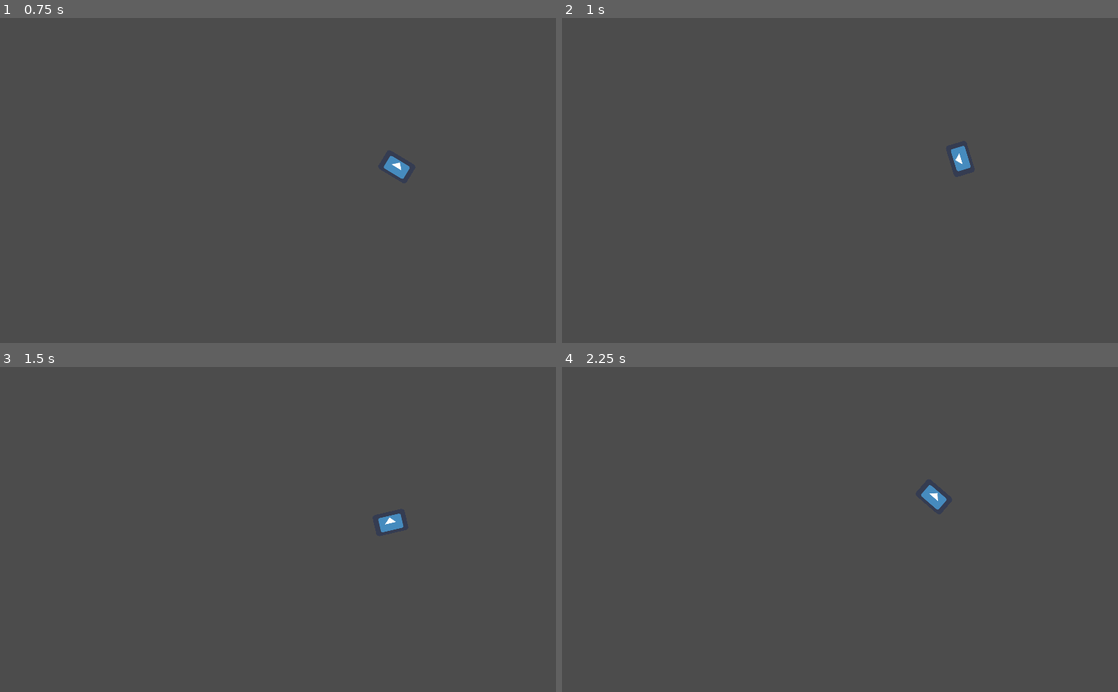
Above: before the commit, frames 1-4 (two rows, left to right).
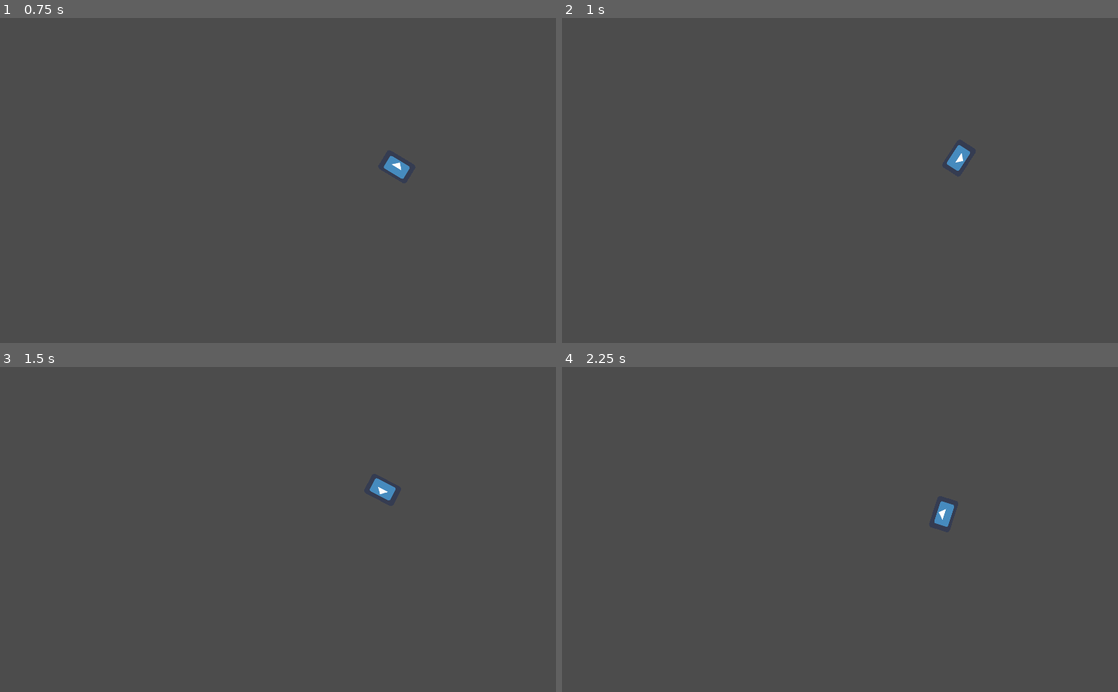
Above: after the commit, the same moments.

Repository: Flonka/bounceit
Game: Godot game, scene res://scenes/rbpaddle/PaddleTest.tscn
Two runs of this game, one before a commit and one after it. Both use one fixed random seed, a clock stepped at 60 frames per second and the inputs below. This scene is started directly instead of the project's main scene. The engine's default icon, where the game draws it, is replaced by a stand-in: a white triangle on a blue panel in a dark square.
Inputs (mouse positions are in pixels of both pictures, inside the frame that each line leads up to):
- Up to frame 1 (0.75 s): tap Enter at 0.5 s; move the mouse to (400, 164) at 0.52 s; tap 1 at 0.6 s
- Up to frame 2 (1 s): tap Space at 0.77, 0.8 s
- Up to frame 3 (1.5 s): tap Space at 1.07, 1.35 s; move the mouse to (166, 545) at 1.27 s
- Up to frame 4 (2.25 s): tap Space at 1.52, 1.82 s; tap 1 at 1.55, 2.1 s; move the mouse to (895, 458) at 2.02 s

Frame 1 is identical in both runs. In frame 2, 0.1% of the frame differs, in the area x 69-74%, y 39-48%; in frame 3, 0.4%, in the area x 66-73%, y 34-51%; in frame 4, 0.4%.

Commit message:
use the global transform instead to sync physics transform.

Diff:
--- a/project.godot
+++ b/project.godot
@@ -46,4 +46,5 @@
 
 [rendering]
 
+threads/thread_model=2
 environment/default_environment="res://default_env.tres"
--- a/scenes/rbpaddle/PaddleTest.gd
+++ b/scenes/rbpaddle/PaddleTest.gd
@@ -35,13 +35,12 @@
 			#prints(pos, i)
 			#p.apply_impulse(pos, i)
 			#p.apply_torque_impulse(40000)
-			p.hit_i = 1
+			p._hit_i = 1
 
 		if event.pressed and event.scancode == KEY_2:
 			p.set_mode(RigidBody2D.MODE_KINEMATIC)
 			p.set_gravity_scale(0)
 		if event.pressed and event.scancode == KEY_SPACE:
-			p.set_mode(RigidBody2D.MODE_KINEMATIC)
 			p.set_mode(RigidBody2D.MODE_RIGID)
 			prints(p.get_applied_force(), p.get_applied_torque(), p.get_linear_velocity(), p.angular_velocity)
 			var i := (Vector2.UP * 100).rotated(p.get_rotation())
--- a/scenes/rbpaddle/RbKinematidPaddle.gd
+++ b/scenes/rbpaddle/RbKinematidPaddle.gd
@@ -16,11 +16,14 @@
 
 var _axis_vector: Vector2
 
-var hit_i : int = 0
+# Workaround needed for bug causing a need for a physics-frame between
+# switching modes.
+var _hit_i : int = 0
+
 
 func _ready() -> void:
 
-	set_gravity_scale(1)
+	set_gravity_scale(0)
 
 	timer.set_one_shot(true)
 	timer.set_wait_time(time_in_rigid_mode)
@@ -43,22 +46,23 @@
 			var relative_mouse_pos := get_local_mouse_position().rotated(self.get_rotation())
 			translate(relative_mouse_pos * _axis_vector)
 	elif mode == RigidBody2D.MODE_RIGID:
-		if hit_i > 0:
-			prints(hit_i)
-			hit_i -= 1
-		elif hit_i == 0:
-			var i := (Vector2.UP * 100).rotated(get_rotation())
-			var pos := Vector2(100,0).rotated(get_rotation())
-			apply_impulse(pos, i)
-			hit_i -= 1
+		_apply_impulses()
+
+func _apply_impulses() -> void:
+	"""Contains ugly workaround for 'physics-frame' bug"""
+
+	if _hit_i > 0:
+		_hit_i -= 1
+	elif _hit_i == 0:
+		var i := (Vector2.UP * 100).rotated(get_rotation())
+		var pos := Vector2(100,0).rotated(get_rotation())
+		apply_impulse(pos, i)
+		_hit_i -= 1
+
 
 func _integrate_forces(state: Physics2DDirectBodyState) -> void:
 	if self.mode == RigidBody2D.MODE_KINEMATIC:
-		var xform := state.get_transform().orthonormalized()
-		#warning-ignore:return_value_discarded
-		xform.rotated(self.get_rotation())
-		xform.origin = get_global_position()
-		state.set_transform(xform)
+		state.set_transform(get_global_transform())
 
 func ball_hit(c: KinematicCollision2D, ball_velocity : Vector2) -> void:
 
